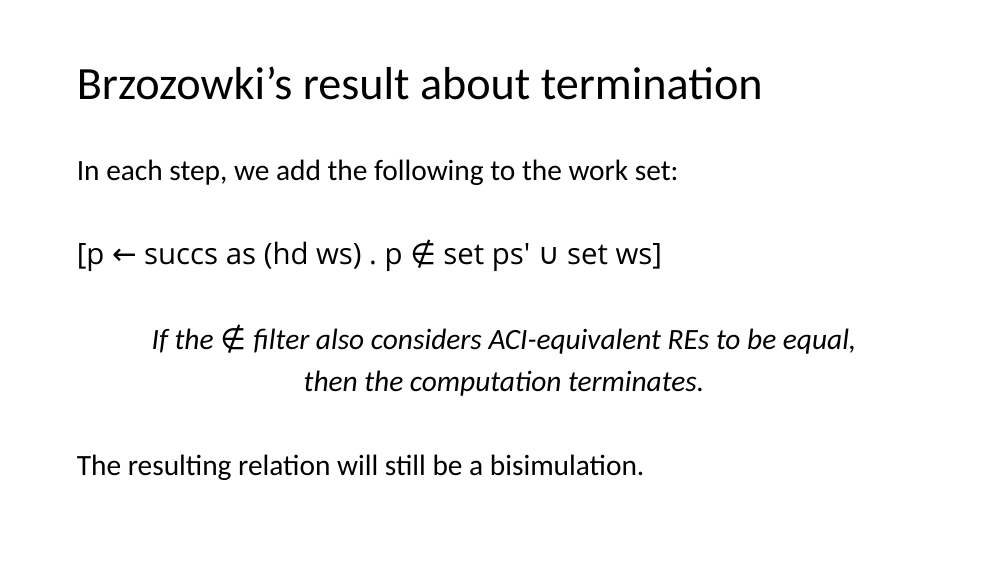
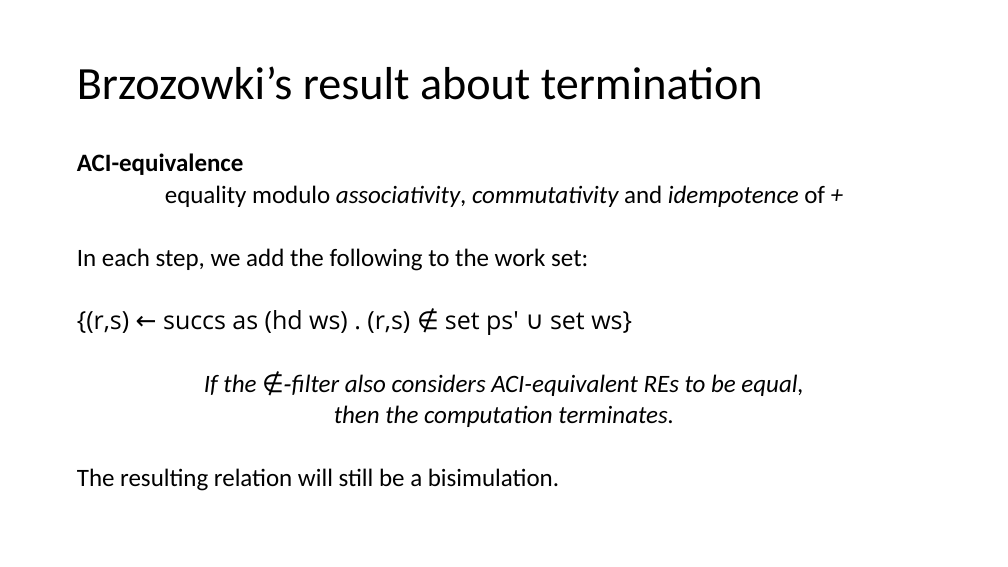
Before and after one commit to Helli/fds_seminar, a slide deck: slide 16 of slides.pptx (slide 17 before the commit). Drawn at 1008x567 pixels with LibreOffice and Linux fonts; fonts in the diff are those of the drawing. Boxes give left, top, right and bottom in pixels: in the first picture for what was removed or moved away, otherwise in the second. Text is boxed around its words. In the diff, an @@ line names an element or a change of style, - is before the commit and + after.

Commit message:
more for the slides

```diff
--- a/slides.pptx
+++ b/slides.pptx
@@ text at (x1=77, y1=153, x2=825, y2=207): paragraphs added @@
+ACI-equivalence
+equality modulo associativity, commutativity and idempotence of +
@@ text at (x1=77, y1=248, x2=674, y2=491): size 28 to 23.8 pt in "In each step, we add the following ...", "then the computation terminates.", "The resulting relation will still be a ..."; line spacing 0.9 to 0.7 @@
@@ text at (x1=77, y1=310, x2=803, y2=396): text changed; size 28 to 23.8 pt @@
-[p ← succs as (hd ws) . p ∉ set ps' ∪ set ws]
-If the ∉ filter also considers ACI-equivalent REs to be equal,
+{(r,s) ← succs as (hd ws) . (r,s) ∉ set ps' ∪ set ws}
+If the ∉-filter also considers ACI-equivalent REs to be equal,
```
Also in this commit, not shown: 4 other slides changed.
